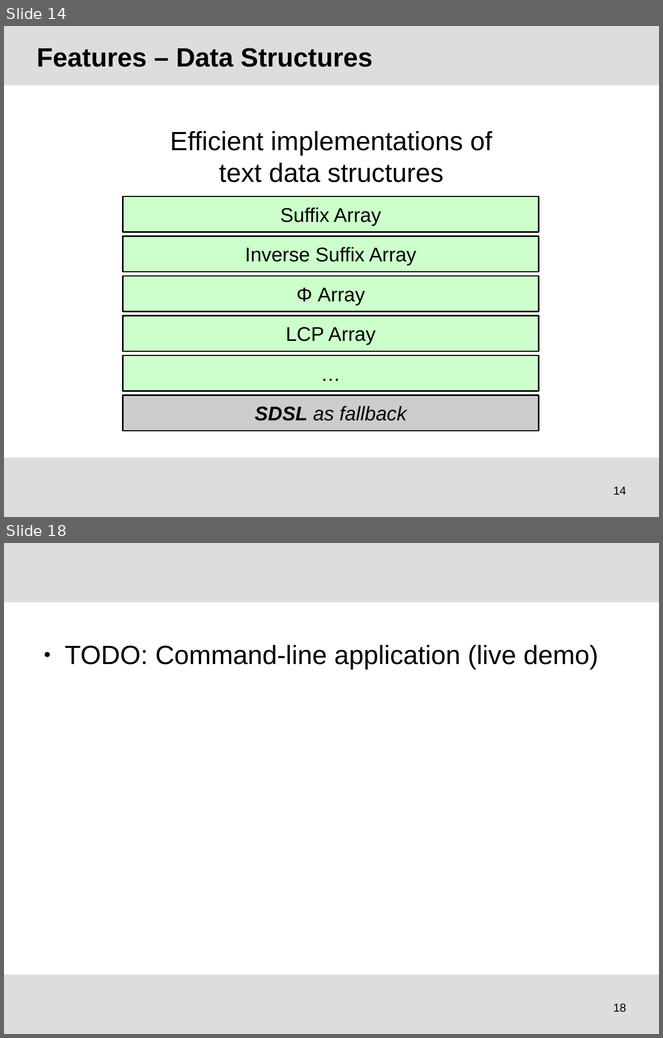
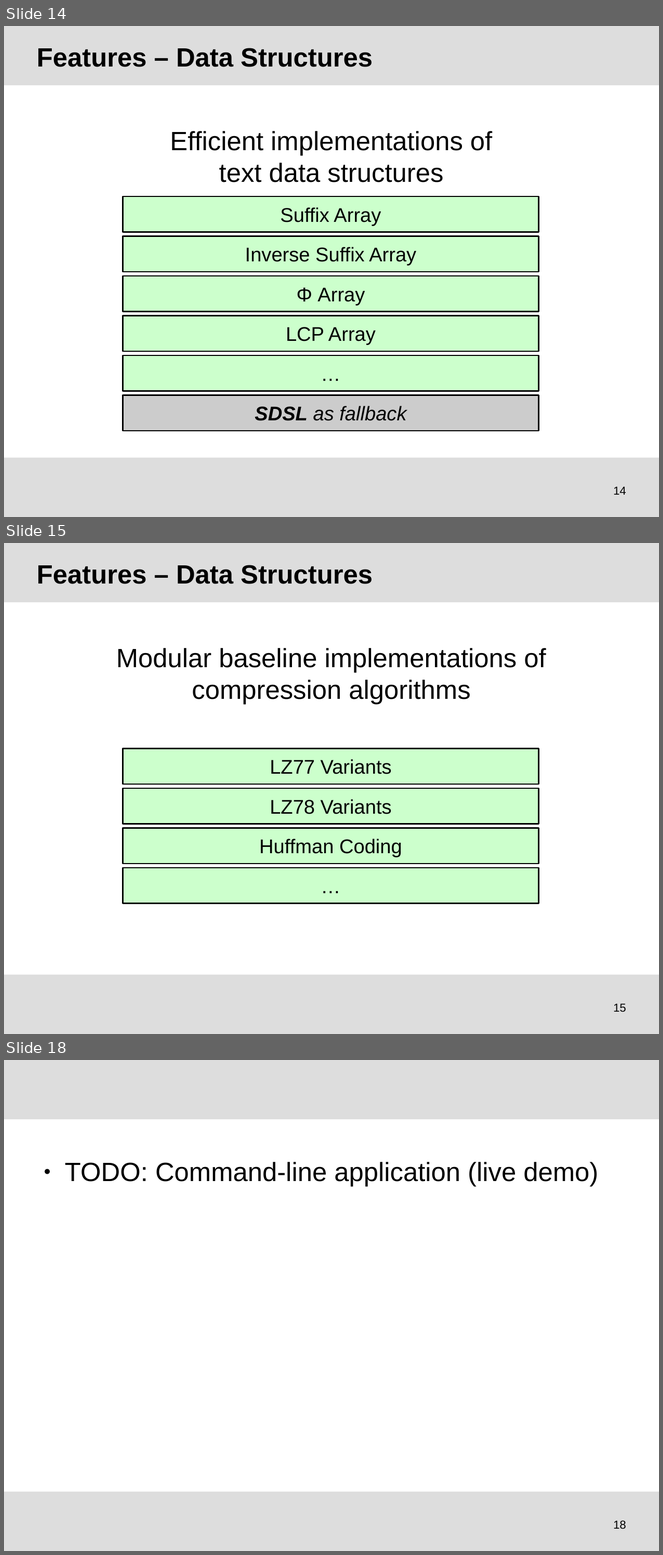
Before and after one commit to tudocomp/tudocomp, a slide deck: etc/presentation.odp. Shown one above the other, each under a label of ours: slides 14 and 18 before the commit, slides 14, 15 and 18 after it; the slides between them are not shown. The pictures are 663x1038 and 663x1555 pixels, drawn with LibreOffice and Linux fonts; fonts in the diff are those of the drawing; background and template pictures are left out. Boxes give left, top, right and bottom in pixels: in the first picture for what was removed or moved away, otherwise in the second. Text is boxed around its words. In the diff, an @@ line names an element or a change of style, - is before the commit and + after.

```diff
--- a/etc/presentation.odp
+++ b/etc/presentation.odp
@@ slide 15 added at bbox=[4, 543, 659, 1034], background #FFFFFF; not listed: 2 template elements that a slide beside it also shows @@
@@ title added at bbox=[37, 565, 373, 584], 32 pt, text #000000, bold @@
+Features – Data Structures
@@ text added at bbox=[116, 648, 546, 705], 32 pt, text #000000 @@
+Modular baseline implementations of
+compression algorithms
@@ rectangle added at bbox=[123, 749, 539, 784], fill #CCFFCC, outline #000000 1.5 pt, 24 pt, text #000000 @@
+LZ77 Variants
@@ rectangle added at bbox=[123, 788, 539, 824], fill #CCFFCC, outline #000000 1.5 pt, 24 pt, text #000000 @@
+LZ78 Variants
@@ rectangle added at bbox=[123, 828, 539, 864], fill #CCFFCC, outline #000000 1.5 pt, 24 pt, text #000000 @@
+Huffman Coding
@@ rectangle added at bbox=[123, 868, 539, 904], fill #CCFFCC, outline #000000 1.5 pt, 24 pt, text #000000 @@
+…
@@ page number added at bbox=[613, 1004, 626, 1013], 14 pt, text #000000 @@
+15
```
Also in this commit, not shown: 3 slides changed, 1 slide removed.
